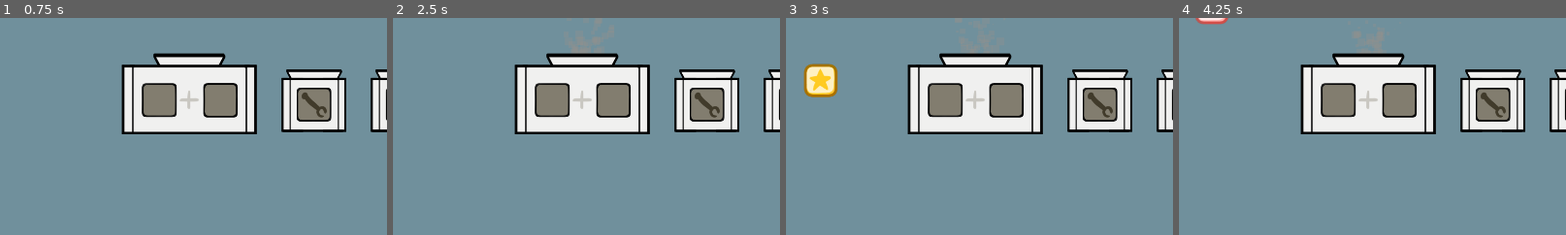
Above: before the commit, frames 1-4 (left to right).
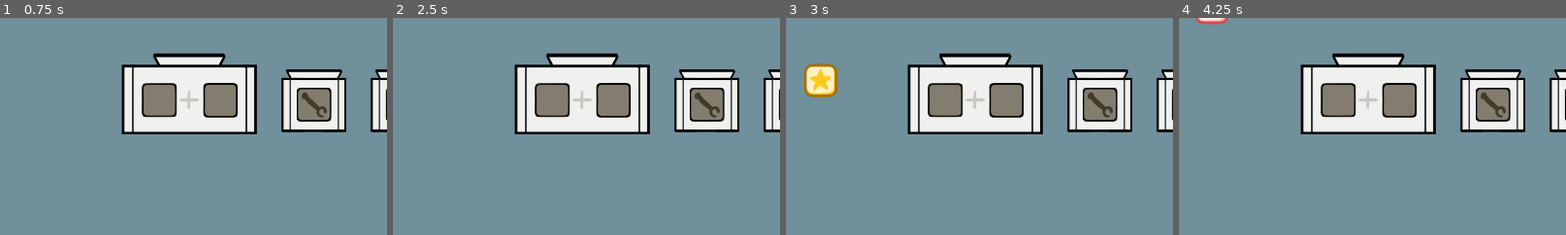
Above: after the commit, the same moments.

Repository: deejai/GodotWildJam53
Game: Godot game, scene res://Main/MainMenu.tscn
Same seed, same stepped clock (60 frames per second), same inputs: the game is played once before the commit and once after it.
Inputs (mouse positions are % of the whole screen's width and height, from its top left):
- Up to frame 1 (0.75 s): click "New Game" at 0.5 s
- Up to frame 2 (2.5 s): move the mouse to (72, 45) at 1.27 s; click (72, 45) at 1.42 s; tap Enter at 2 s; move the mouse to (30, 55) at 2.02 s; click (30, 55) at 2.17 s
- Up to frame 3 (3 s): move the mouse to (60, 28) at 2.77 s; click (60, 28) at 2.92 s
- Up to frame 4 (4.25 s): move the mouse to (45, 70) at 3.52 s; click (45, 70) at 3.67 s
The pictures show only the part of the screen within x 12-62%, y 24-74%; the shares and areas given below are measured in that part.

Frame 1 is identical in both runs. In frame 2, less than 0.1% of the frame differs, in the area x 46-53%, y 9-17%; in frame 3, less than 0.1%; in frame 4, less than 0.1%.
Error in both runs: Invalid assignment of property or key 'playback_speed' with value of type 'float' on a base object of type 'AnimationPlayer'. (res://Main/Factory/ConveyorBelt/…

Commit message:
visual cleanup on producers

Diff:
--- a/Main/Factory/Factory.gd
+++ b/Main/Factory/Factory.gd
@@ -15,45 +15,45 @@
 
 class Producer:
 	var duration: float
-	var bar: ProgressBar
-	var shutters: Array
+	var node: Node
 	var timer: float = 0.0
 	var payload: Callable = func(): print("Poof!")
 	var loaded: bool = false
 
-	func _init(duration: float, bar: ProgressBar, shutters: Array):
+	func _init(duration: float, node: Node):
 		self.duration = duration
-		self.bar = bar
-		self.shutters = shutters
+		self.node = node
 
 	func tick(delta: float):
 		self.timer = max(0.0, self.timer - delta)
-		self.bar.value = 0.0 if self.timer == 0.0 else 100.0 * (1 - self.timer / self.duration)
-		self.bar.visible = self.timer > 0.0
-		self.set_shutters()
+		var bar = self.node.get_node("ProgressBar")
+		bar.value = 0.0 if self.timer == 0.0 else 100.0 * (1 - self.timer / self.duration)
+		bar.visible = self.timer > 0.0
 		if self.loaded and self.timer == 0.0:
 			self.loaded = false
 			self.payload.call()
+			self.set_visuals()
 
 	func start():
 		self.loaded = true
 		self.timer = self.duration
 		self.tick(0.0)
-		self.set_shutters()
+		self.set_visuals()
 
 	func ready():
 		return self.timer == 0.0
 
-	func set_shutters():
-		var visible: bool = self.timer > 0.0
-		for shutter in self.shutters:
-			shutter.visible = visible
+	func set_visuals():
+		var busy: bool = self.timer > 0.0
+		for shutter in self.node.get_node("Shutters").get_children():
+			shutter.visible = busy
+		self.node.get_node("Smoke").visible = busy
 
 @onready var producers: Dictionary = {
-	combiner = Producer.new(3.0, $Combiner/ProgressBar, [$Combiner/Shutter1, $Combiner/Shutter2]),
-	headmaker = Producer.new(3.0, $HeadMaker/ProgressBar, [$HeadMaker/Shutter]),
-	armmaker = Producer.new(3.0, $ArmMaker/ProgressBar, [$ArmMaker/Shutter]),
-	legmaker = Producer.new(3.0, $LegMaker/ProgressBar, [$LegMaker/Shutter]),
+	combiner = Producer.new(3.0, $Combiner),
+	headmaker = Producer.new(3.0, $HeadMaker),
+	armmaker = Producer.new(3.0, $ArmMaker),
+	legmaker = Producer.new(3.0, $LegMaker),
 }
 
 # Called when the node enters the scene tree for the first time.
@@ -76,7 +76,6 @@
 		new_box.init([Main.BoxType.RED, Main.BoxType.BLUE, Main.BoxType.YELLOW][randi() % 3])
 		new_box.position.x = $BoxChute.position.x + $BoxChute.size.x/2 - 75 + randf() * 150
 		add_child(new_box)
-		print("box spawned at ", timer, " seconds")
 
 	if combiner_box1 != null and combiner_box2 != null:
 		match combiner_box1.type:
--- a/Main/Factory/Factory.tscn
+++ b/Main/Factory/Factory.tscn
@@ -125,29 +125,30 @@
 offset_bottom = 227.0
 show_percentage = false
 
-[node name="Shutter1" type="TextureRect" parent="Combiner"]
-visible = false
-z_index = 35
-layout_mode = 0
-offset_left = 53.0
-offset_top = 76.0
-offset_right = 140.0
-offset_bottom = 161.0
-texture = ExtResource("4_fvsgo")
-
-[node name="Shutter2" type="TextureRect" parent="Combiner"]
-visible = false
-z_index = 35
-layout_mode = 0
-offset_left = 205.0
-offset_top = 76.0
-offset_right = 292.0
-offset_bottom = 161.0
-texture = ExtResource("4_fvsgo")
-
 [node name="Smoke" parent="Combiner" instance=ExtResource("5_ckkbe")]
+visible = false
 z_index = -1
 position = Vector2(166, 56)
+
+[node name="Shutters" type="Node" parent="Combiner"]
+
+[node name="Shutter1" type="TextureRect" parent="Combiner/Shutters"]
+visible = false
+z_index = 35
+offset_left = 582.0
+offset_top = 426.0
+offset_right = 669.0
+offset_bottom = 511.0
+texture = ExtResource("4_fvsgo")
+
+[node name="Shutter2" type="TextureRect" parent="Combiner/Shutters"]
+visible = false
+z_index = 35
+offset_left = 734.0
+offset_top = 426.0
+offset_right = 821.0
+offset_bottom = 511.0
+texture = ExtResource("4_fvsgo")
 
 [node name="ArmMaker" type="TextureRect" parent="."]
 z_index = 10
@@ -165,15 +166,21 @@
 offset_bottom = 183.0
 show_percentage = false
 
-[node name="Shutter" type="TextureRect" parent="ArmMaker"]
-visible = false
-z_index = 35
-layout_mode = 0
-offset_left = 39.0
-offset_top = 46.0
-offset_right = 126.0
-offset_bottom = 131.0
-texture = ExtResource("4_fvsgo")
+[node name="Shutters" type="Node" parent="ArmMaker"]
+
+[node name="Shutter" type="TextureRect" parent="ArmMaker/Shutters"]
+visible = false
+z_index = 35
+offset_left = 964.0
+offset_top = 435.0
+offset_right = 1051.0
+offset_bottom = 520.0
+texture = ExtResource("4_fvsgo")
+
+[node name="Smoke" parent="ArmMaker" instance=ExtResource("5_ckkbe")]
+visible = false
+z_index = -1
+position = Vector2(71, 54)
 
 [node name="HeadMaker" type="TextureRect" parent="."]
 z_index = 10
@@ -191,15 +198,21 @@
 offset_bottom = 183.0
 show_percentage = false
 
-[node name="Shutter" type="TextureRect" parent="HeadMaker"]
-visible = false
-z_index = 35
-layout_mode = 0
-offset_left = 39.0
-offset_top = 46.0
-offset_right = 126.0
-offset_bottom = 131.0
-texture = ExtResource("4_fvsgo")
+[node name="Shutters" type="Node" parent="HeadMaker"]
+
+[node name="Shutter" type="TextureRect" parent="HeadMaker/Shutters"]
+visible = false
+z_index = 35
+offset_left = 1185.0
+offset_top = 435.0
+offset_right = 1272.0
+offset_bottom = 520.0
+texture = ExtResource("4_fvsgo")
+
+[node name="Smoke" parent="HeadMaker" instance=ExtResource("5_ckkbe")]
+visible = false
+z_index = -1
+position = Vector2(66, 56)
 
 [node name="LegMaker" type="TextureRect" parent="."]
 z_index = 10
@@ -217,15 +230,21 @@
 offset_bottom = 183.0
 show_percentage = false
 
-[node name="Shutter" type="TextureRect" parent="LegMaker"]
-visible = false
-z_index = 35
-layout_mode = 0
-offset_left = 39.0
-offset_top = 46.0
-offset_right = 126.0
-offset_bottom = 131.0
-texture = ExtResource("4_fvsgo")
+[node name="Shutters" type="Node" parent="LegMaker"]
+
+[node name="Shutter" type="TextureRect" parent="LegMaker/Shutters"]
+visible = false
+z_index = 35
+offset_left = 1410.0
+offset_top = 435.0
+offset_right = 1497.0
+offset_bottom = 520.0
+texture = ExtResource("4_fvsgo")
+
+[node name="Smoke" parent="LegMaker" instance=ExtResource("5_ckkbe")]
+visible = false
+z_index = -1
+position = Vector2(71, 46)
 
 [node name="ConveyorBelt" parent="." instance=ExtResource("7_vb6dy")]
 position = Vector2(890, 926)
